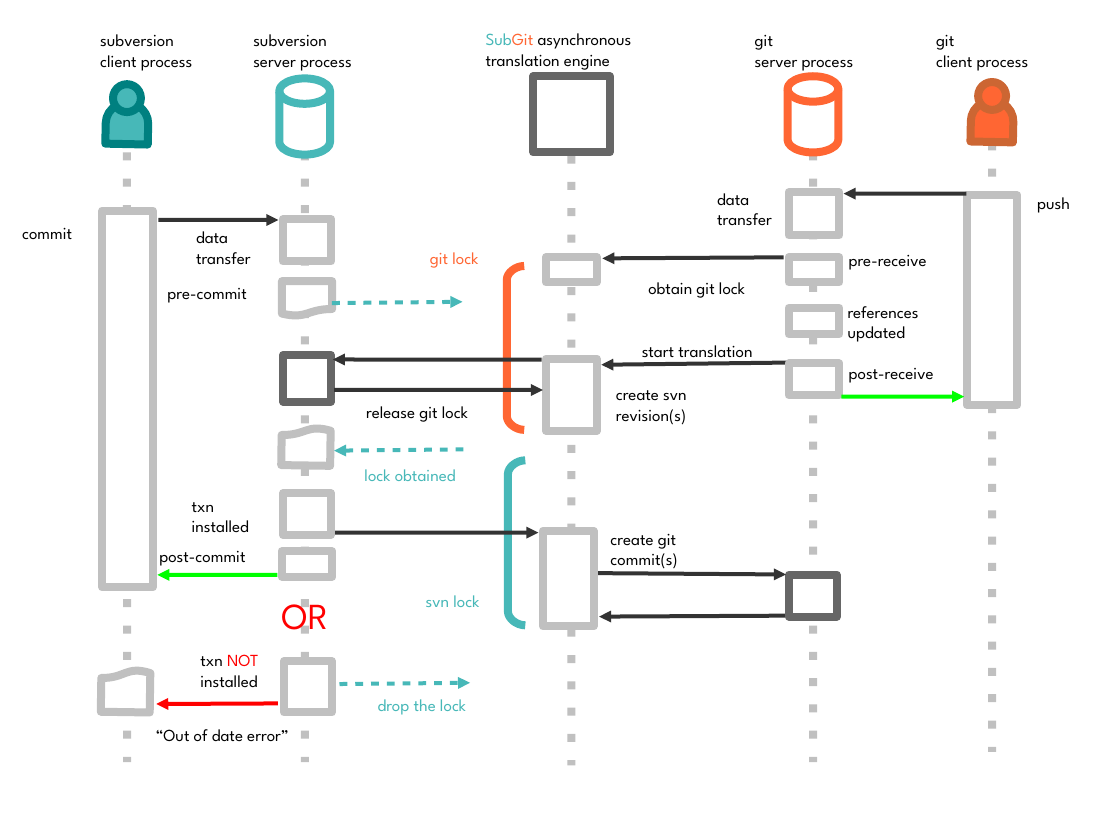
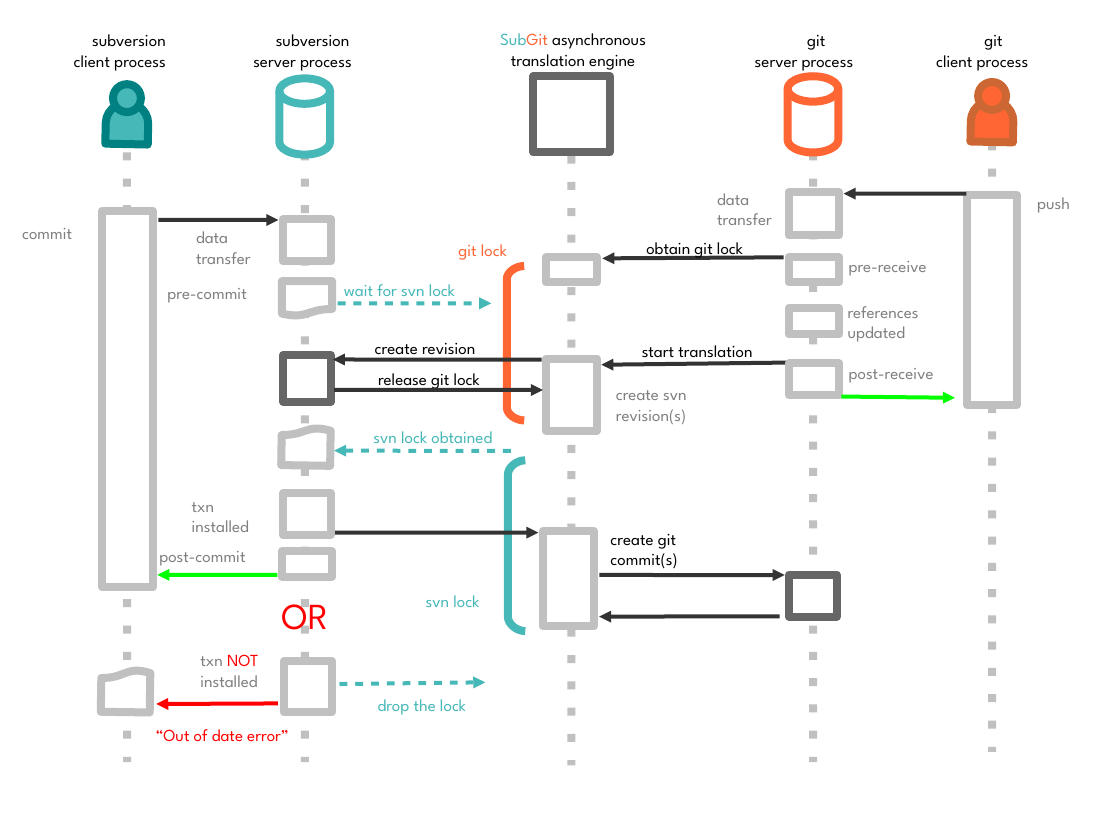
Before and after one commit to vs/subgit-book, a slide deck: slide 6 of subgit-book.odp (slide 4 before the commit). Drawn at 1120x840 pixels with LibreOffice and Linux fonts; fonts in the diff are those of the drawing. Boxes give left, top, right and bottom in pixels: in the first picture for what was removed or moved away, otherwise in the second. Text is boxed around its words. In the diff, an @@ line names an element or a change of style, - is before the commit and + after.

```diff
--- a/subgit-book.odp
+++ b/subgit-book.odp
@@ text "subversion": place and size @@
-text "subversion" at box(100, 34, 193, 71)
+text "subversion" at box(74, 34, 166, 71)
@@ text "SubGit asynchronous" at box(500, 33, 646, 70): alignment left to centre @@
@@ text at box(92, 34, 166, 47): alignment left to centre @@
@@ text at box(276, 34, 350, 47): alignment left to centre @@
@@ text at box(807, 35, 825, 50): alignment left to centre @@
@@ text at box(984, 35, 1002, 50): alignment left to centre @@
@@ text "git lock": place and size @@
-text "git lock" at box(430, 252, 478, 268)
+text "git lock" at box(458, 244, 507, 260)
@@ text "obtain git lock": place and size @@
-text "obtain git lock" at box(648, 282, 745, 298)
+text "obtain git lock" at box(646, 242, 743, 260)
@@ freeform shape: place and size @@
-freeform shape at box(507, 266, 524, 430)
+freeform shape at box(507, 266, 524, 421)
@@ text colour #000000 to #808080 in 11 elements at box(196, 231, 251, 264), box(167, 288, 246, 303), box(616, 390, 687, 424), box(1037, 197, 1070, 213), box(22, 228, 72, 239), box(717, 193, 772, 225), box(848, 306, 919, 342), box(849, 368, 934, 383), box(192, 502, 249, 532), box(159, 551, 245, 566), box(849, 261, 927, 276) @@
@@ text added at box(344, 284, 455, 302), 12 pt, text #47B8B8 @@
+wait for svn lock
@@ arrow moved from (332, 303) - (462, 302) to (337, 303) - (492, 303) @@
@@ text added at box(375, 343, 475, 360), 12 pt, text #000000 @@
+create revision
@@ text "release git lock": place and size @@
-text "release git lock" at box(366, 406, 468, 422)
+text "release git lock" at box(378, 373, 480, 391)
@@ arrow moved from (842, 396) - (965, 396) to (842, 396) - (955, 397) @@
@@ text at box(373, 431, 492, 449): text changed @@
-lock obtained
+svn lock obtained
@@ arrow moved from (334, 451) - (466, 449) to (334, 451) - (511, 451) @@
@@ freeform shape: place and size @@
-freeform shape at box(508, 460, 525, 625)
+freeform shape at box(508, 460, 525, 631)
@@ arrow moved from (600, 617) - (786, 616) to (600, 617) - (780, 617) @@
@@ text "txn NOT" at box(200, 654, 258, 687): text colour #000000 to #808080 in "txn", "installed" @@
@@ arrow moved from (339, 684) - (471, 683) to (339, 684) - (486, 683) @@
@@ text "“Out of date error”" at box(156, 729, 288, 742): text colour #000000 to #FF0000 @@
```
Also in this commit, not shown: 3 other slides changed, 2 slides added, 7 other files.
